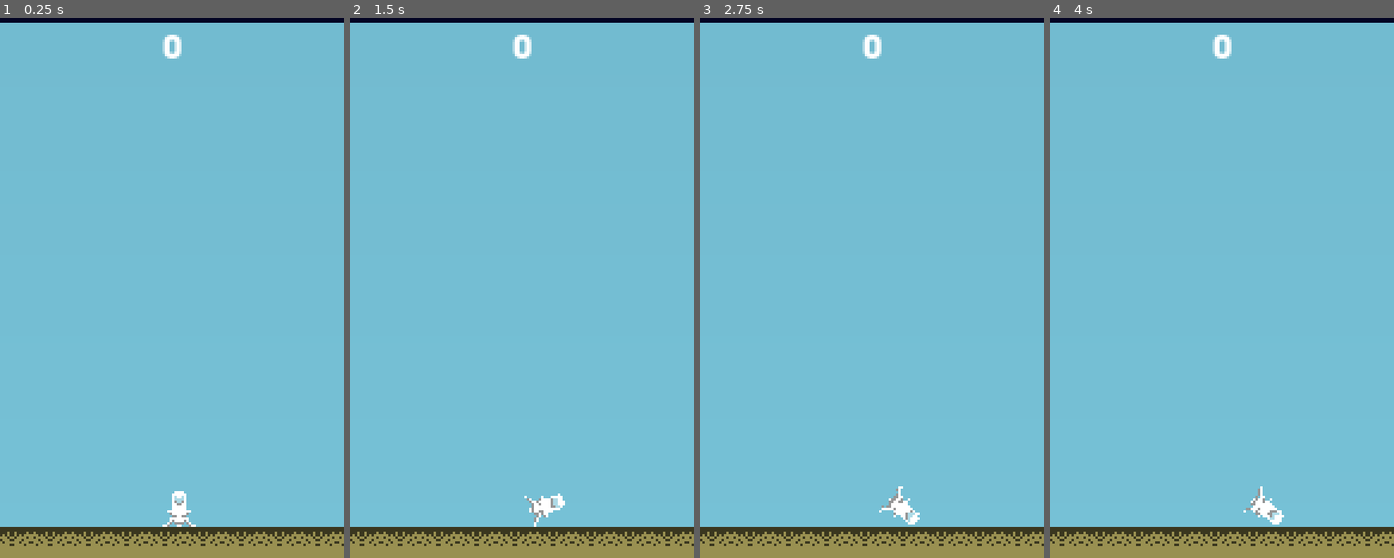
Above: before the commit, frames 1-4 (left to right).
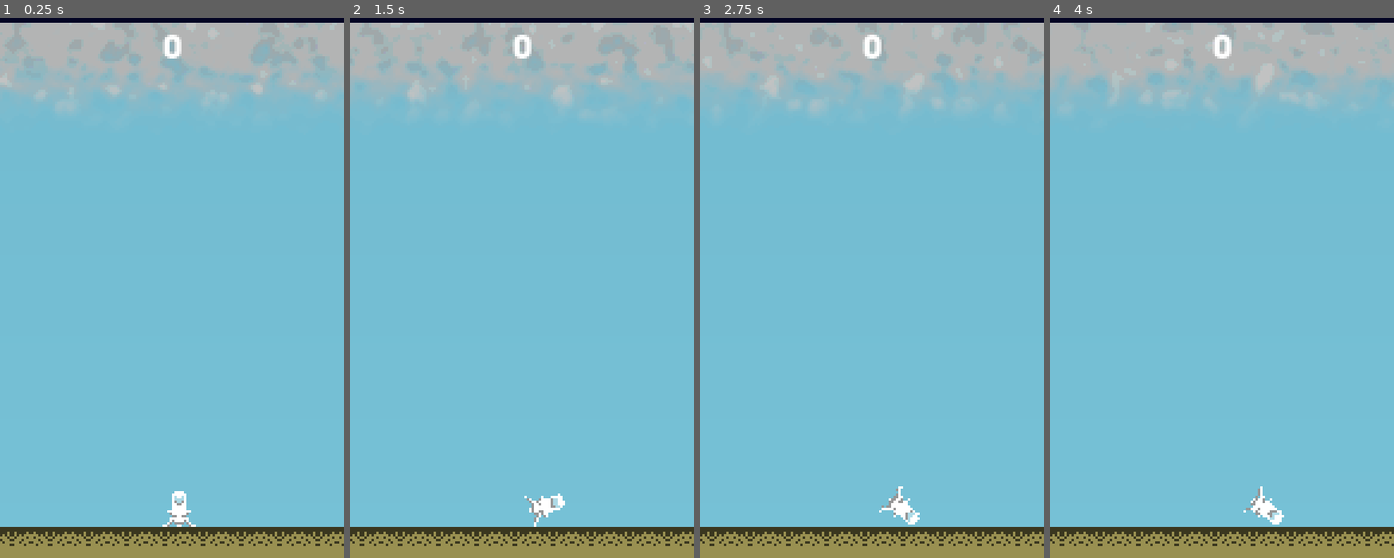
Above: after the commit, the same moments.

Repository: OddvarLookus/PlanetRush
Game: Godot game, scene res://Scenes/GameScene.tscn
Two runs of this game, one before a commit and one after it. Both use one fixed random seed, a clock stepped at 60 frames per second and the inputs below. The project has no main scene, so this scene is started directly.
Inputs:
- Up to frame 1 (0.25 s): no input
- Up to frame 2 (1.5 s): hold D (right) 0.53-1.28 s; hold A (left) from 1.28 s (still down)
- Up to frame 3 (2.75 s): release A (left) at 2.03 s; hold D (right) from 2.03 s (still down)
- Up to frame 4 (4 s): release D (right) at 2.78 s; hold W (accelerate) 2.78-3.53 s; hold A (left) from 3.53 s (still down)

The runs differ from the first frame. In frame 1, 13% of the frame differs, in the area x 0-100%, y 0-18%; in frame 2, 13%; in frame 3, 13%; in frame 4, 13%.

Commit message:
cloud quantization

Diff:
--- a/Data/BG/Clouds/CloudsBG.tscn
+++ b/Data/BG/Clouds/CloudsBG.tscn
@@ -4,13 +4,16 @@
 [ext_resource path="res://Data/BG/unoperuno.png" type="Texture" id=2]
 [ext_resource path="res://Data/BG/cloudShader01.shader" type="Shader" id=3]
 
-[sub_resource type="ShaderMaterial" id=16]
+[sub_resource type="ShaderMaterial" id=1]
 shader = ExtResource( 3 )
+shader_param/quantize = true
+shader_param/quantizeFactor = 18.065
+shader_param/quantizePow = 0.94
 shader_param/cutAlphaHeight = 0.24
 shader_param/minAlpha = 0.0
 shader_param/maxAlpha = 0.577
 shader_param/cutAlphaStrength = 2.083
-shader_param/AlphaCenterMultiplier = 2.479
+shader_param/AlphaCenterMultiplier = 2.339
 shader_param/scale = 1.579
 shader_param/direction = Vector2( 1, 1.122 )
 shader_param/speed = 0.02
@@ -26,7 +29,7 @@
 motion_scale = Vector2( 1, 0.2 )
 
 [node name="clouds" type="Sprite" parent="."]
-material = SubResource( 16 )
+material = SubResource( 1 )
 position = Vector2( 71, -186 )
 scale = Vector2( 144, 144 )
 texture = ExtResource( 2 )
--- a/Data/BG/cloudShader01.shader
+++ b/Data/BG/cloudShader01.shader
@@ -1,6 +1,10 @@
 shader_type canvas_item;
 
 //uniform vec4 baseCol : hint_color;
+
+uniform bool quantize = true;
+uniform float quantizeFactor = 18.06;
+uniform float quantizePow = 0.94;
 
 uniform float cutAlphaHeight : hint_range(0.0, 0.5) = 0.25;
 uniform float minAlpha : hint_range(0.0, 1.0) = 0.0;
@@ -63,5 +67,14 @@
 	finalCol.a = cutAlphaCenter(finalCol.r, finalCol.a);
 
 	finalCol.rgb = mix(finalCol.rgb , color.rgb, 0.5);
+
+	if(quantize)
+	{
+		finalCol = clamp(finalCol, vec4(0.0), vec4(1.0));
+		finalCol = pow(finalCol, vec4(quantizePow));
+		finalCol = round(finalCol * quantizeFactor) / quantizeFactor;
+		finalCol = pow(finalCol, vec4(1.0/quantizePow));
+	}
+
 	COLOR = finalCol;
 }
--- a/Scenes/CloudsSpawner.gd
+++ b/Scenes/CloudsSpawner.gd
@@ -3,9 +3,16 @@
 
 export (PackedScene) var cloudsBG
 export (Array, Texture) var noise_textures
+export (Shader) var cloudsShader
 
 export (int) var num_clouds_BGFW
 export (int) var num_clouds_BGB
+
+export (Color) var clouds_BGFW_minCol
+export (Color) var clouds_BGFW_maxCol
+
+export (float) var clouds_BGFW_minH
+export (float) var clouds_BGFW_maxH
 
 func _ready() -> void:
 
@@ -15,20 +22,26 @@
 
 func spawn_clouds() -> void:
 
+	var curHeight : float = 0.0
 	#spawn the clouds in the foreground
 	for i in range (0, num_clouds_BGFW, 1):
 		randomize()
+		curHeight -= rand_range(clouds_BGFW_minH, clouds_BGFW_maxH)
 		var cloudBG : ParallaxLayer = cloudsBG.instance()
 		add_child(cloudBG)
+		cloudBG.motion_scale = Vector2(1.0, 0.2)
 		var cloudSprite : Sprite = cloudBG.get_child(0)
+		cloudSprite.global_position.y = curHeight
 
-		cloudSprite.texture = noise_textures[rand_range(0, noise_textures.size())]
+		cloudSprite.material = ShaderMaterial.new()
+		(cloudSprite.material as ShaderMaterial).shader = cloudsShader
 
 		var cloudMat : ShaderMaterial = cloudSprite.material
+		cloudMat.set_shader_param("noisetex", noise_textures[rand_range(0, noise_textures.size())])
 		cloudMat.set_shader_param("cutAlphaHeight", rand_range(0.165, 0.212))
 		cloudMat.set_shader_param("maxAlpha", rand_range(0.588, 0.655))
 		cloudMat.set_shader_param("cutAlphaStrength", rand_range(1.98, 2.449))
-		cloudMat.set_shader_param("alphaCenterMultiplier", rand_range(1.996, 2.122))
+		cloudMat.set_shader_param("AlphaCenterMultiplier", rand_range(2.666, 3.122))
 		cloudMat.set_shader_param("scale", rand_range(1.58, 2.54))
 
 		var dir : Vector2 = Vector2(1.0, 0.0).rotated(rand_range(0.0, 2.0 * PI))
@@ -41,7 +54,7 @@
 		cloudMat.set_shader_param("octaveScale", rand_range(2.9, 4.22))
 
 		cloudMat.set_shader_param("octaveContribution", rand_range(0.33, 0.45))
-
+		cloudMat.set_shader_param("color", lerp(clouds_BGFW_minCol, clouds_BGFW_maxCol, rand_range(0.0, 1.0)))
 
 		pass
 
--- a/Scenes/Game0.tscn
+++ b/Scenes/Game0.tscn
@@ -43,274 +43,51 @@
 shader_param/window_height = 0.5
 shader_param/palette = ExtResource( 19 )
 
-[sub_resource type="ShaderMaterial" id=18]
-shader = ExtResource( 23 )
-shader_param/cutAlphaHeight = 0.212
-shader_param/minAlpha = 0.0
-shader_param/maxAlpha = 0.599
-shader_param/cutAlphaStrength = 2.449
-shader_param/AlphaCenterMultiplier = 2.021
-shader_param/scale = 1.5
-shader_param/direction = Vector2( 0.784, 0.448 )
-shader_param/speed = 0.04
-shader_param/octaveDirection = Vector2( 0.764, -0.441 )
-shader_param/octaveScale = 2.4
-shader_param/octaveSpeed = 0.086
-shader_param/octaveContribution = 0.355
-shader_param/color = Color( 0.866667, 0.898039, 0.921569, 1 )
-shader_param/noisetex = ExtResource( 22 )
-
-[sub_resource type="ShaderMaterial" id=19]
-shader = ExtResource( 23 )
-shader_param/cutAlphaHeight = 0.214
-shader_param/minAlpha = 0.0
-shader_param/maxAlpha = 0.7
-shader_param/cutAlphaStrength = 3.24
-shader_param/AlphaCenterMultiplier = 2.0
-shader_param/scale = 1.371
-shader_param/direction = Vector2( -2.921, 0 )
-shader_param/speed = 0.037
-shader_param/octaveDirection = Vector2( 1, -2.282 )
-shader_param/octaveScale = 3.0
-shader_param/octaveSpeed = 0.073
-shader_param/octaveContribution = 0.5
-shader_param/color = Color( 1, 1, 1, 1 )
-shader_param/noisetex = ExtResource( 22 )
-
-[sub_resource type="Shader" id=21]
-code = "shader_type canvas_item;
-
-//uniform vec4 baseCol : hint_color;
-
-uniform float cutAlphaHeight : hint_range(0.0, 0.5) = 0.25;
-uniform float minAlpha : hint_range(0.0, 1.0) = 0.0;
-uniform float maxAlpha : hint_range(0.0, 1.0) = 0.7;
-uniform float cutAlphaStrength : hint_range(0.0, 10.0) = 3.5;
-
-uniform float AlphaCenterMultiplier : hint_range(0.0, 4.0) = 1.0;
-
-uniform float scale = 1.0;
-uniform vec2 direction = vec2(1.0, 0.0);
-uniform float speed = 0.08;
-
-uniform vec2 octaveDirection = vec2(1.0, 0.0);
-uniform float octaveScale = 3.0;
-uniform float octaveSpeed = 0.12;
-uniform float octaveContribution : hint_range(0.0, 1.0) = 0.5;
-
-uniform sampler2D noisetex;
-uniform vec4 color : hint_color = vec4(1.0, 1.0, 1.0, 1.0);
-
-float cutAlpha(vec2 uvcoord, in float col)
-{
-	float c = col;
-	float ydist = abs(uvcoord.y - 0.5);
-
-
-	float t =  1.0 - (ydist - (0.5 - cutAlphaHeight)) / (cutAlphaHeight);
-	c = c * t;
-	c = pow(c, cutAlphaStrength);
-
-	return c;
-}
-
-
-float cutAlphaCenter(in float rChannel, in float aChannel)
-{
-	float alpha = aChannel;
-
-	alpha = smoothstep(0.0, 1.0, rChannel * aChannel * AlphaCenterMultiplier);
-
-	return alpha;
-}
-
-
-void fragment()
-{
-	vec2 dir = normalize(direction);
-	dir = dir * TIME * speed;
-	vec2 octaveDir = normalize(octaveDirection);
-	octaveDir = octaveDir * TIME * octaveSpeed;
-
-	float c1 = texture(noisetex, (UV * scale) + dir).r;
-	float c2 = texture(noisetex, (UV * octaveScale) + octaveDir).r;
-	float compositeCol = mix(c1, c2, octaveContribution);
-
-	float alpha = cutAlpha(UV, compositeCol);
-
-	alpha = clamp(alpha, minAlpha, maxAlpha);
-	vec4 finalCol = vec4(compositeCol, compositeCol, compositeCol, alpha);
-	finalCol.a = cutAlphaCenter(finalCol.r, finalCol.a);
-
-	finalCol.rgb = mix(finalCol.rgb , color.rgb, 0.5);
-	COLOR = finalCol;
-}
-"
-
-[sub_resource type="ShaderMaterial" id=22]
-shader = SubResource( 21 )
-shader_param/cutAlphaHeight = 0.178
-shader_param/minAlpha = 0.0
-shader_param/maxAlpha = 0.616
-shader_param/cutAlphaStrength = 3.031
-shader_param/AlphaCenterMultiplier = 2.605
-shader_param/scale = 1.508
-shader_param/direction = Vector2( 0.788, -4.615 )
-shader_param/speed = 0.031
-shader_param/octaveDirection = Vector2( 0.212, -0.751 )
-shader_param/octaveScale = 2.642
-shader_param/octaveSpeed = 0.12
-shader_param/octaveContribution = 0.365
-shader_param/color = Color( 0.803922, 0.839216, 0.858824, 1 )
-shader_param/noisetex = ExtResource( 24 )
-
-[sub_resource type="ShaderMaterial" id=24]
-shader = ExtResource( 23 )
-shader_param/cutAlphaHeight = 0.185
-shader_param/minAlpha = 0.0
-shader_param/maxAlpha = 0.7
-shader_param/cutAlphaStrength = 3.187
-shader_param/AlphaCenterMultiplier = 2.063
-shader_param/scale = 1.722
-shader_param/direction = Vector2( 0.084, 1.809 )
-shader_param/speed = 0.02
-shader_param/octaveDirection = Vector2( 0.298, -0.703 )
-shader_param/octaveScale = 3.667
-shader_param/octaveSpeed = 0.067
-shader_param/octaveContribution = 0.365
-shader_param/color = Color( 1, 1, 1, 1 )
-shader_param/noisetex = ExtResource( 25 )
-
-[sub_resource type="ShaderMaterial" id=17]
-shader = ExtResource( 23 )
-shader_param/cutAlphaHeight = 0.23
-shader_param/minAlpha = 0.0
-shader_param/maxAlpha = 0.74
-shader_param/cutAlphaStrength = 2.656
-shader_param/AlphaCenterMultiplier = 1.75
-shader_param/scale = 1.797
-shader_param/direction = Vector2( 1, 0.927 )
-shader_param/speed = -0.02
-shader_param/octaveDirection = Vector2( 0.675, -0.373 )
-shader_param/octaveScale = 1.791
-shader_param/octaveSpeed = 0.01
-shader_param/octaveContribution = 0.49
-shader_param/color = Color( 0.294118, 0.298039, 0.388235, 1 )
-shader_param/noisetex = ExtResource( 22 )
-
-[sub_resource type="ShaderMaterial" id=20]
-shader = ExtResource( 23 )
-shader_param/cutAlphaHeight = 0.237
-shader_param/minAlpha = 0.0
-shader_param/maxAlpha = 0.591
-shader_param/cutAlphaStrength = 2.146
-shader_param/AlphaCenterMultiplier = 2.25
-shader_param/scale = 2.091
-shader_param/direction = Vector2( 0.48, 1.523 )
-shader_param/speed = 0.009
-shader_param/octaveDirection = Vector2( -1.091, -0.838 )
-shader_param/octaveScale = 3.486
-shader_param/octaveSpeed = 0.089
-shader_param/octaveContribution = 0.302
-shader_param/color = Color( 0.27451, 0.309804, 0.333333, 1 )
-shader_param/noisetex = ExtResource( 22 )
-
-[sub_resource type="ShaderMaterial" id=23]
-shader = ExtResource( 23 )
-shader_param/cutAlphaHeight = 0.224
-shader_param/minAlpha = 0.0
-shader_param/maxAlpha = 0.742
-shader_param/cutAlphaStrength = 2.562
-shader_param/AlphaCenterMultiplier = 2.062
-shader_param/scale = 2.239
-shader_param/direction = Vector2( -0.942, -0.494 )
-shader_param/speed = 0.005
-shader_param/octaveDirection = Vector2( -0.834, 1.09 )
-shader_param/octaveScale = 4.42
-shader_param/octaveSpeed = 0.07
-shader_param/octaveContribution = 0.333
-shader_param/color = Color( 0.0705882, 0.0745098, 0.0941176, 1 )
-shader_param/noisetex = ExtResource( 22 )
-
-[sub_resource type="ShaderMaterial" id=26]
-shader = ExtResource( 23 )
-shader_param/cutAlphaHeight = 0.185
-shader_param/minAlpha = 0.0
-shader_param/maxAlpha = 0.7
-shader_param/cutAlphaStrength = 4.49
-shader_param/AlphaCenterMultiplier = 1.52
-shader_param/scale = 2.681
-shader_param/direction = Vector2( 0.831, -1.06 )
-shader_param/speed = 0.023
-shader_param/octaveDirection = Vector2( 1.766, 1.165 )
-shader_param/octaveScale = 3.26
-shader_param/octaveSpeed = 0.059
-shader_param/octaveContribution = 0.5
-shader_param/color = Color( 0.168627, 0.168627, 0.192157, 1 )
-shader_param/noisetex = ExtResource( 22 )
-
-[sub_resource type="ShaderMaterial" id=25]
-shader = ExtResource( 23 )
-shader_param/cutAlphaHeight = 0.055
-shader_param/minAlpha = 0.0
-shader_param/maxAlpha = 0.49
-shader_param/cutAlphaStrength = 0.844
-shader_param/AlphaCenterMultiplier = 0.646
-shader_param/scale = 3.735
-shader_param/direction = Vector2( 1.199, -0.453 )
-shader_param/speed = 0.028
-shader_param/octaveDirection = Vector2( -0.658, 1.464 )
-shader_param/octaveScale = 9.957
-shader_param/octaveSpeed = 0.074
-shader_param/octaveContribution = 0.5
-shader_param/color = Color( 1, 1, 1, 1 )
-shader_param/noisetex = ExtResource( 22 )
-
-[sub_resource type="PhysicsMaterial" id=4]
+[sub_resource type="PhysicsMaterial" id=14]
 friction = 0.2
 bounce = 0.1
 absorbent = true
 
-[sub_resource type="RectangleShape2D" id=5]
+[sub_resource type="RectangleShape2D" id=15]
 extents = Vector2( 4, 7 )
 
-[sub_resource type="RectangleShape2D" id=6]
+[sub_resource type="RectangleShape2D" id=16]
 extents = Vector2( 7, 1 )
 
-[sub_resource type="Curve" id=7]
+[sub_resource type="Curve" id=17]
 max_value = 1000.0
 _data = [ Vector2( 0, 0 ), 0.0, 0.0, 0, 0, Vector2( 1, 629.545 ), 0.0, 0.0, 0, 0 ]
 
-[sub_resource type="Curve" id=8]
+[sub_resource type="Curve" id=18]
 max_value = 3.0
 _data = [ Vector2( 0, 0.25 ), 0.0, 0.0, 0, 0, Vector2( 0.753521, 1.35 ), 0.0, 0.0, 0, 1, Vector2( 1, 1.35 ), 0.0, 0.0, 1, 0 ]
 
-[sub_resource type="Gradient" id=9]
+[sub_resource type="Gradient" id=19]
 offsets = PoolRealArray( 0, 0.602978, 1 )
 colors = PoolColorArray( 1, 1, 1, 1, 1, 1, 1, 0.156863, 1, 1, 1, 0 )
 
-[sub_resource type="Curve" id=10]
+[sub_resource type="Curve" id=20]
 max_value = 4.0
 _data = [ Vector2( 0, 0.672727 ), 0.0, 0.0, 0, 0, Vector2( 1, 1.72727 ), 0.0, 0.0, 0, 0 ]
 
-[sub_resource type="Gradient" id=11]
+[sub_resource type="Gradient" id=21]
 offsets = PoolRealArray( 0, 0.645429, 1 )
 colors = PoolColorArray( 0.488281, 0.485078, 0.406265, 0.490196, 0.979392, 0.980469, 0.945999, 0.490196, 1, 1, 1, 0 )
 
-[sub_resource type="RectangleShape2D" id=12]
+[sub_resource type="RectangleShape2D" id=22]
 extents = Vector2( 137, 8 )
 
-[sub_resource type="OpenSimplexNoise" id=13]
+[sub_resource type="OpenSimplexNoise" id=23]
 seed = 10
 period = 21.1
 persistence = 0.957
 lacunarity = 1.72
 
-[sub_resource type="NoiseTexture" id=14]
+[sub_resource type="NoiseTexture" id=24]
 width = 256
 height = 256
 seamless = true
-noise = SubResource( 13 )
+noise = SubResource( 23 )
 
 [node name="Game0" type="Node"]
 
@@ -339,9 +116,8 @@
 
 [node name="notification_sound" type="AudioStreamPlayer" parent="HazardsSpawner/hazards notifier"]
 stream = ExtResource( 20 )
-volume_db = -8.0
+volume_db = -51.55
 pitch_scale = 1.1
-bus = "Sound"
 
 [node name="UI" type="CanvasLayer" parent="."]
 
@@ -408,107 +184,14 @@
 [node name="parallaxBG" type="ParallaxBackground" parent="."]
 layer = -1
 script = ExtResource( 26 )
+cloudsBG = ExtResource( 27 )
 noise_textures = [ ExtResource( 22 ), ExtResource( 24 ), ExtResource( 25 ) ]
-
-[node name="CloudsBGFW1" parent="parallaxBG" instance=ExtResource( 27 )]
-
-[node name="CloudsBGFW2" type="ParallaxLayer" parent="parallaxBG"]
-z_index = -8
-motion_scale = Vector2( 1, 0.2 )
-
-[node name="clouds" type="Sprite" parent="parallaxBG/CloudsBGFW2"]
-material = SubResource( 18 )
-position = Vector2( 71, -347 )
-scale = Vector2( 144, 144 )
-texture = ExtResource( 15 )
-
-[node name="CloudsBGFW3" type="ParallaxLayer" parent="parallaxBG"]
-visible = false
-z_index = -8
-motion_scale = Vector2( 1, 0.2 )
-
-[node name="clouds" type="Sprite" parent="parallaxBG/CloudsBGFW3"]
-material = SubResource( 19 )
-position = Vector2( 71, -515 )
-scale = Vector2( 144, 144 )
-texture = ExtResource( 15 )
-
-[node name="CloudsBGFW4" type="ParallaxLayer" parent="parallaxBG"]
-visible = false
-z_index = -8
-motion_scale = Vector2( 1, 0.2 )
-
-[node name="clouds" type="Sprite" parent="parallaxBG/CloudsBGFW4"]
-material = SubResource( 22 )
-position = Vector2( 71, -675 )
-scale = Vector2( 144, 144 )
-texture = ExtResource( 15 )
-
-[node name="CloudsBGFW5" type="ParallaxLayer" parent="parallaxBG"]
-visible = false
-z_index = -8
-motion_scale = Vector2( 1, 0.2 )
-
-[node name="clouds" type="Sprite" parent="parallaxBG/CloudsBGFW5"]
-material = SubResource( 24 )
-position = Vector2( 71, -867 )
-scale = Vector2( 144, 144 )
-texture = ExtResource( 15 )
-
-[node name="CloudsBGB1" type="ParallaxLayer" parent="parallaxBG"]
-visible = false
-z_index = -9
-motion_scale = Vector2( 1, 0.14 )
-
-[node name="clouds2" type="Sprite" parent="parallaxBG/CloudsBGB1"]
-material = SubResource( 17 )
-position = Vector2( 71, -147 )
-scale = Vector2( 144, 144 )
-texture = ExtResource( 15 )
-
-[node name="CloudsBGB2" type="ParallaxLayer" parent="parallaxBG"]
-visible = false
-z_index = -9
-motion_scale = Vector2( 1, 0.14 )
-
-[node name="clouds2" type="Sprite" parent="parallaxBG/CloudsBGB2"]
-material = SubResource( 20 )
-position = Vector2( 71, -295 )
-scale = Vector2( 144, 144 )
-texture = ExtResource( 15 )
-
-[node name="CloudsBGB3" type="ParallaxLayer" parent="parallaxBG"]
-visible = false
-z_index = -9
-motion_scale = Vector2( 1, 0.14 )
-
-[node name="clouds2" type="Sprite" parent="parallaxBG/CloudsBGB3"]
-material = SubResource( 23 )
-position = Vector2( 71, -469 )
-scale = Vector2( 144, 144 )
-texture = ExtResource( 15 )
-
-[node name="CloudsBGB4" type="ParallaxLayer" parent="parallaxBG"]
-visible = false
-z_index = -9
-motion_scale = Vector2( 1, 0.14 )
-
-[node name="clouds2" type="Sprite" parent="parallaxBG/CloudsBGB4"]
-material = SubResource( 26 )
-position = Vector2( 71, -598 )
-scale = Vector2( 144, 144 )
-texture = ExtResource( 15 )
-
-[node name="CloudsBGBB1" type="ParallaxLayer" parent="parallaxBG"]
-visible = false
-z_index = -11
-motion_scale = Vector2( 1, 0.14 )
-
-[node name="clouds2" type="Sprite" parent="parallaxBG/CloudsBGBB1"]
-material = SubResource( 25 )
-position = Vector2( 71, -394 )
-scale = Vector2( 1200, 1200 )
-texture = ExtResource( 15 )
+cloudsShader = ExtResource( 23 )
+num_clouds_BGFW = 40
+clouds_BGFW_minCol = Color( 0.564706, 0.6, 0.603922, 1 )
+clouds_BGFW_maxCol = Color( 0.929412, 0.94902, 0.94902, 1 )
+clouds_BGFW_minH = 100.0
+clouds_BGFW_maxH = 101.0
 
 [node name="Player" type="RigidBody2D" parent="." groups=[
 "player",
Not shown: 6 places in Scenes/Game0.tscn that only renumber resources
